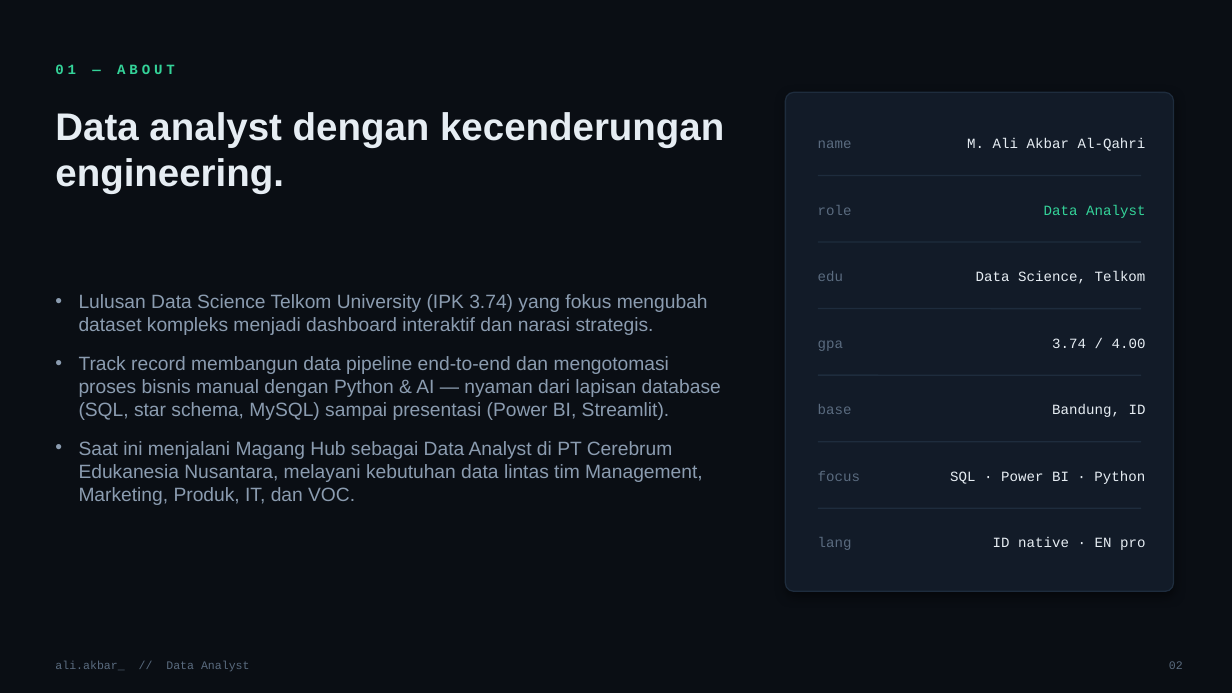
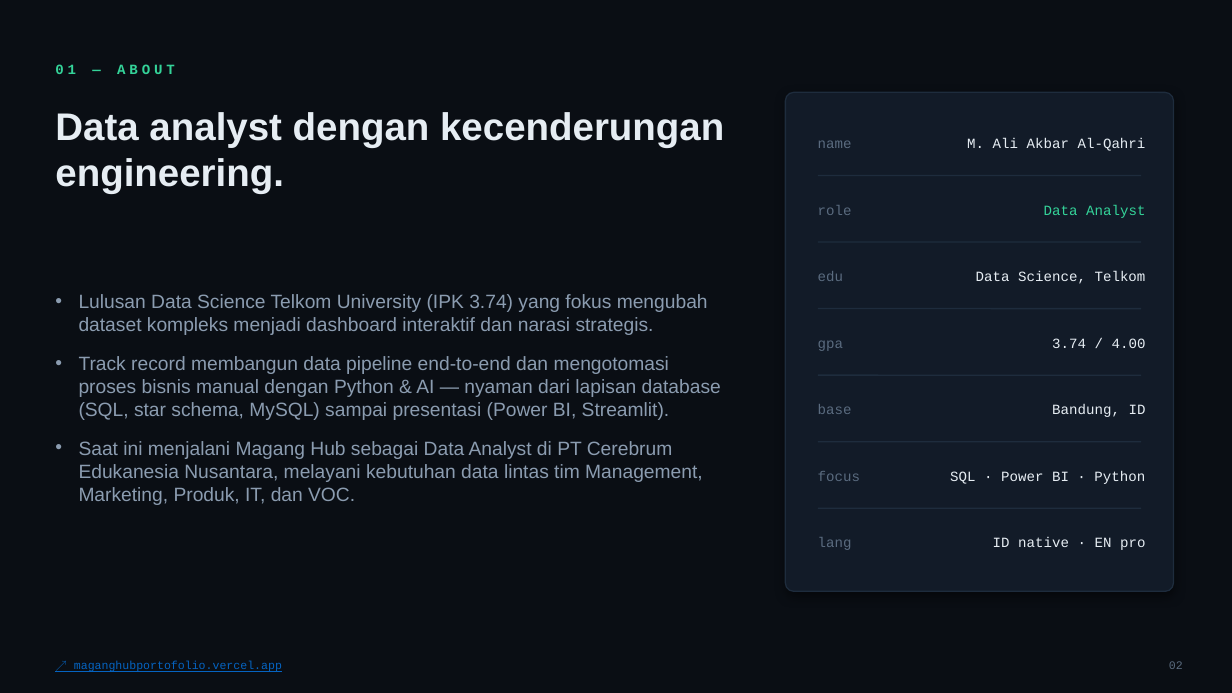
Before and after one commit to akbaralqahri/maganghubportofolio, a slide deck: slide 2 of Portofolio_Ali_Akbar_DataAnalyst.pptx. Drawn at 1232x693 pixels with LibreOffice and Linux fonts; fonts in the diff are those of the drawing. Boxes give left, top, right and bottom in pixels: in the first picture for what was removed or moved away, otherwise in the second. Text is boxed around its words. In the diff, an @@ line names an element or a change of style, - is before the commit and + after.

```diff
--- a/Portofolio_Ali_Akbar_DataAnalyst.pptx
+++ b/Portofolio_Ali_Akbar_DataAnalyst.pptx
@@ text at (x1=74, y1=661, x2=282, y2=672): text changed; text colour #5A6B7F to #0563C1 @@
-ali.akbar_ // Data Analyst
+↗ maganghubportofolio.vercel.app
```
Also in this commit, not shown: 9 other slides changed, 12 other files.
